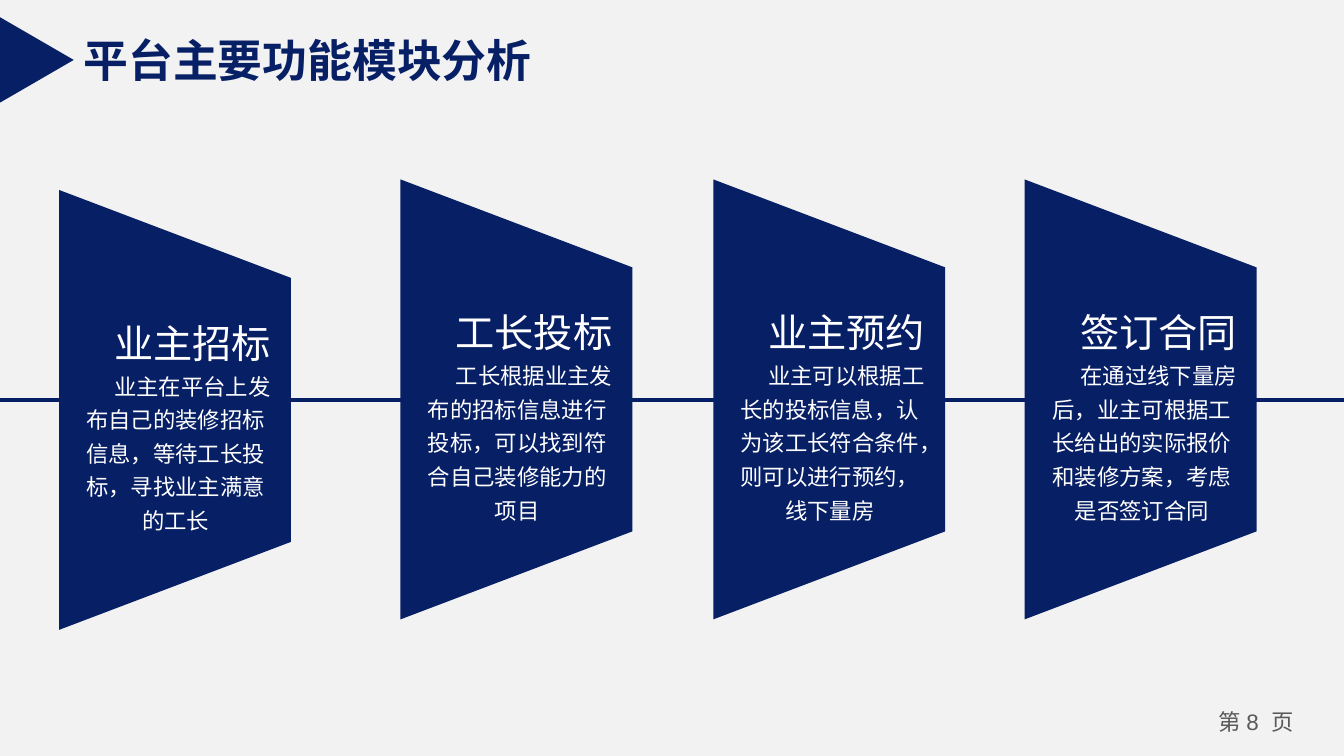
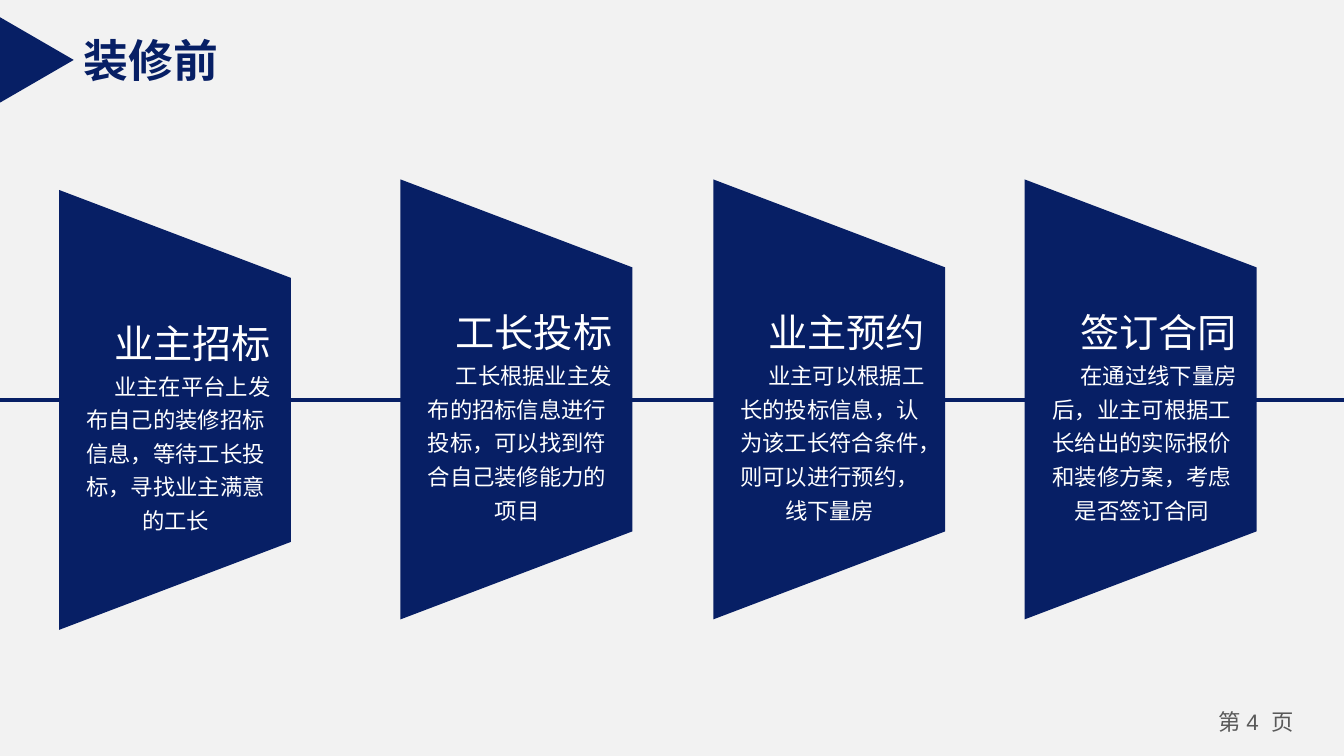
Before and after one commit to 19802358620/Course, a slide deck: slide 4 of 演示ppt/诚信工长装修平台的设计与实现.pptx (slide 8 before the commit). Drawn at 1344x756 pixels with LibreOffice and Linux fonts; fonts in the diff are those of the drawing. Boxes give left, top, right and bottom in pixels: in the first picture for what was removed or moved away, otherwise in the second. Text is boxed around its words. In the diff, an @@ line names an element or a change of style, - is before the commit and + after.

```diff
--- a/演示ppt/诚信工长装修平台的设计与实现.pptx
+++ b/演示ppt/诚信工长装修平台的设计与实现.pptx
@@ text at [83,39,217,81]: text changed @@
-平台主要功能模块分析
+装修前
@@ page number at [1219,711,1293,732]: text changed @@
-第 8 页
+第 4 页
```
Also in this commit, not shown: 4 other slides changed, 1 slide added, 6 slides removed, 33 other files.
